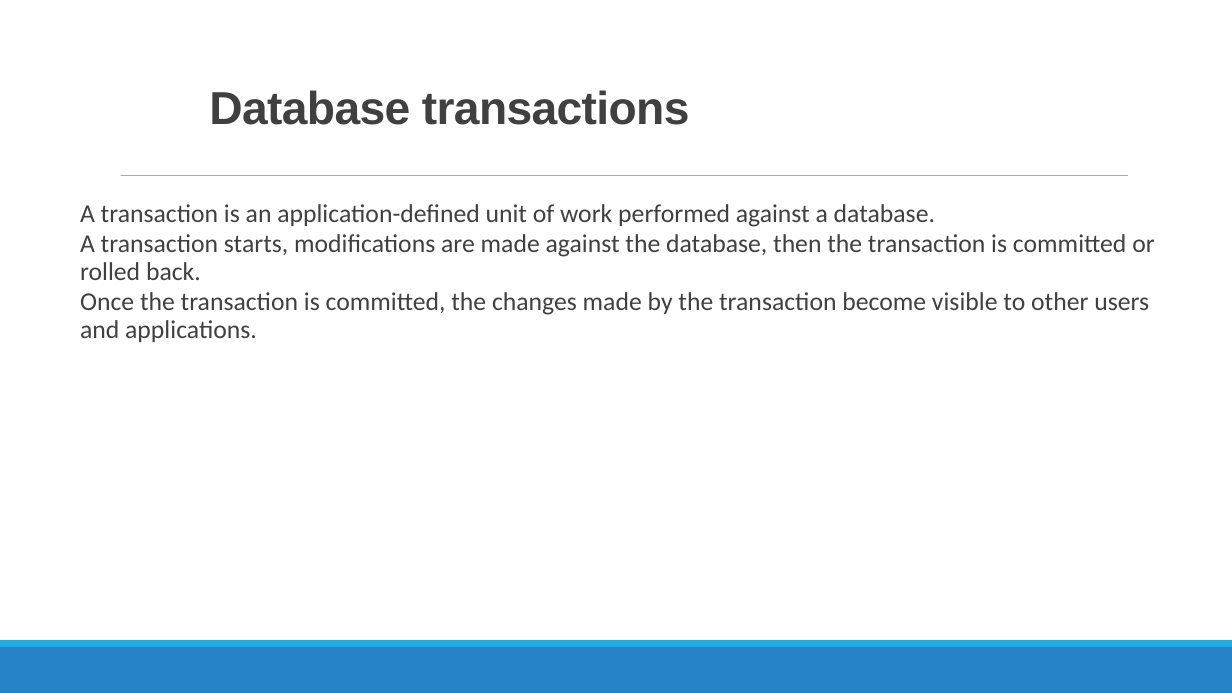
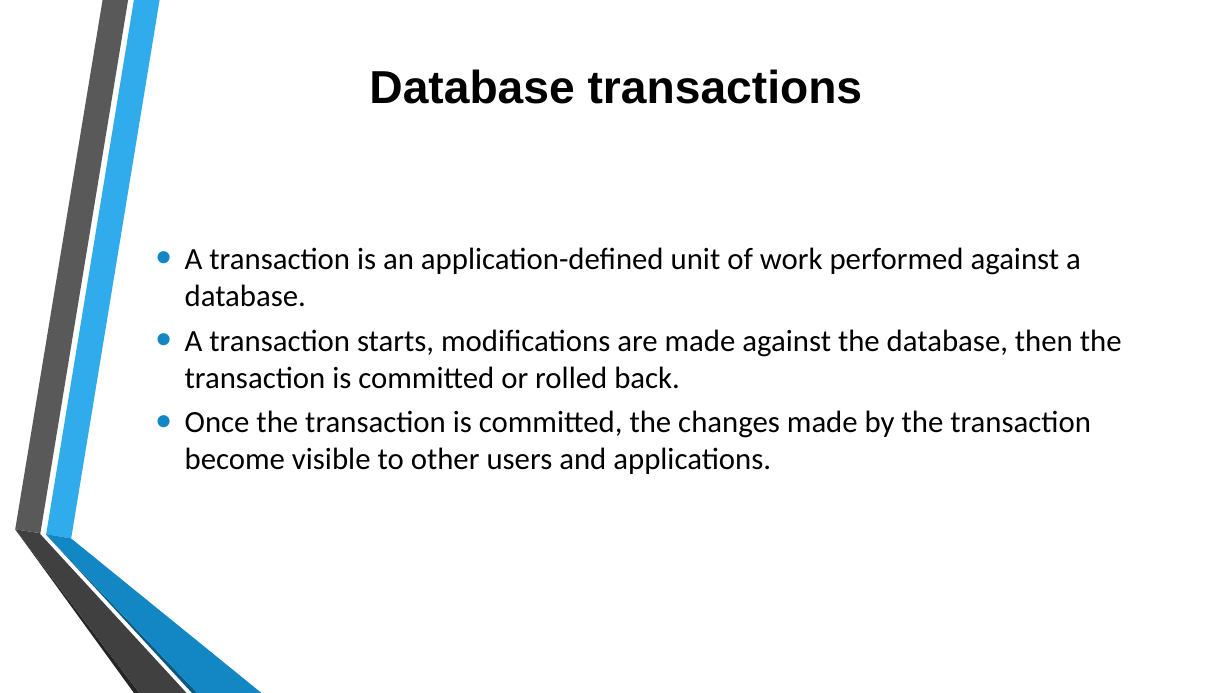
Before and after one commit to MGIS-UMN/GIS5577_week9, a slide deck: slide 4 of Database_Administration.odp. Drawn at 1232x693 pixels with LibreOffice and Linux fonts; fonts in the diff are those of the drawing; background and template pictures are left out. Boxes give left, top, right and bottom in pixels: in the first picture for what was removed or moved away, otherwise in the second. Text is boxed around its words. In the diff, an @@ line names an element or a change of style, - is before the commit and + after.

```diff
--- a/Database_Administration.odp
+++ b/Database_Administration.odp
@@ title "Database transactions" at bbox=[369, 69, 863, 104]: text colour #404040 to #000000, letter spacing -0.5 to 0 pt; alignment left to centre; line spacing 0.85 to 1; vertical alignment bottom to middle @@
@@ line removed from (121, 176) to (1128, 176) @@
@@ text "A transaction is an application-defined ...": place and size @@
-text "A transaction is an application-defined ..." at bbox=[80, 204, 1154, 342]
+text "A transaction is an application-defined ..." at bbox=[185, 247, 1122, 474]
@@ text "A transaction is an application-defined ..." at bbox=[185, 247, 1122, 474]: size 20 to 24 pt, text colour #404040 to #000000; bullet   to •; line spacing 0.9 to 1; more space between paragraphs; bullet colour #1CADE4 to #1287C3; vertical alignment top to middle @@
@@ group added at bbox=[15, 0, 262, 693]: 6 freeform shapes @@
@@ freeform shape removed at bbox=[0, 647, 1232, 693] @@
@@ freeform shape removed at bbox=[0, 640, 1232, 647] @@
```
Also in this commit, not shown: 24 other slides changed, 1 other file.
